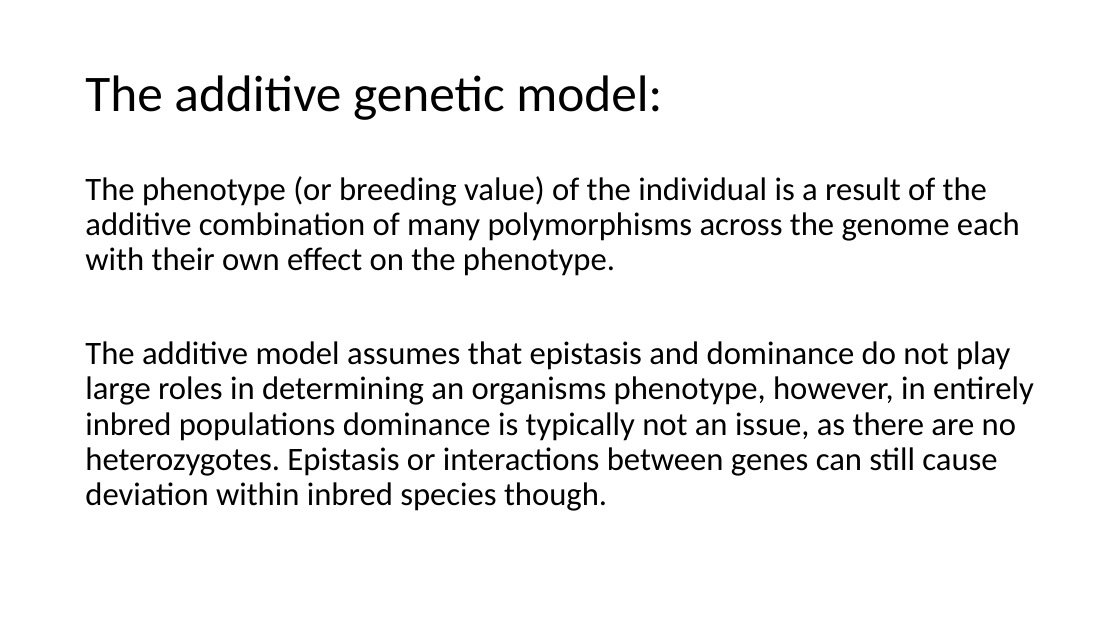
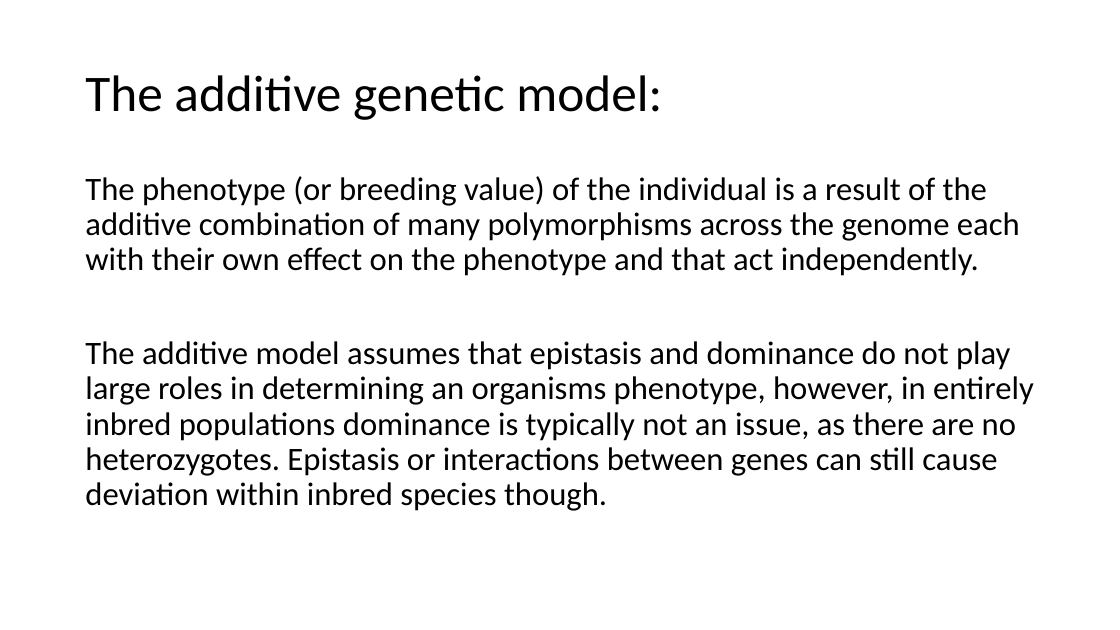
Before and after one commit to ter56/September2_2021_class, a slide deck: slide 21 of AdditiveModels_9_2_2021.pptx. Drawn at 1120x630 pixels with LibreOffice and Linux fonts; fonts in the diff are those of the drawing. Boxes give left, top, right and bottom in pixels: in the first picture for what was removed or moved away, otherwise in the second. Text is boxed around its words. In the diff, an @@ line names an element or a change of style, - is before the commit and + after.

```diff
--- a/AdditiveModels_9_2_2021.pptx
+++ b/AdditiveModels_9_2_2021.pptx
@@ text at <box>85,176,1020,276</box>: text changed @@
-The phenotype (or breeding value) of the individual is a result of the additive combination of many polymorphisms across the genome each with their own effect on the phenotype.
+The phenotype (or breeding value) of the individual is a result of the additive combination of many polymorphisms across the genome each with their own effect on the phenotype and that act independently.
```
Also in this commit, not shown: 4 other slides changed, 1 slide removed, 1 other file.
